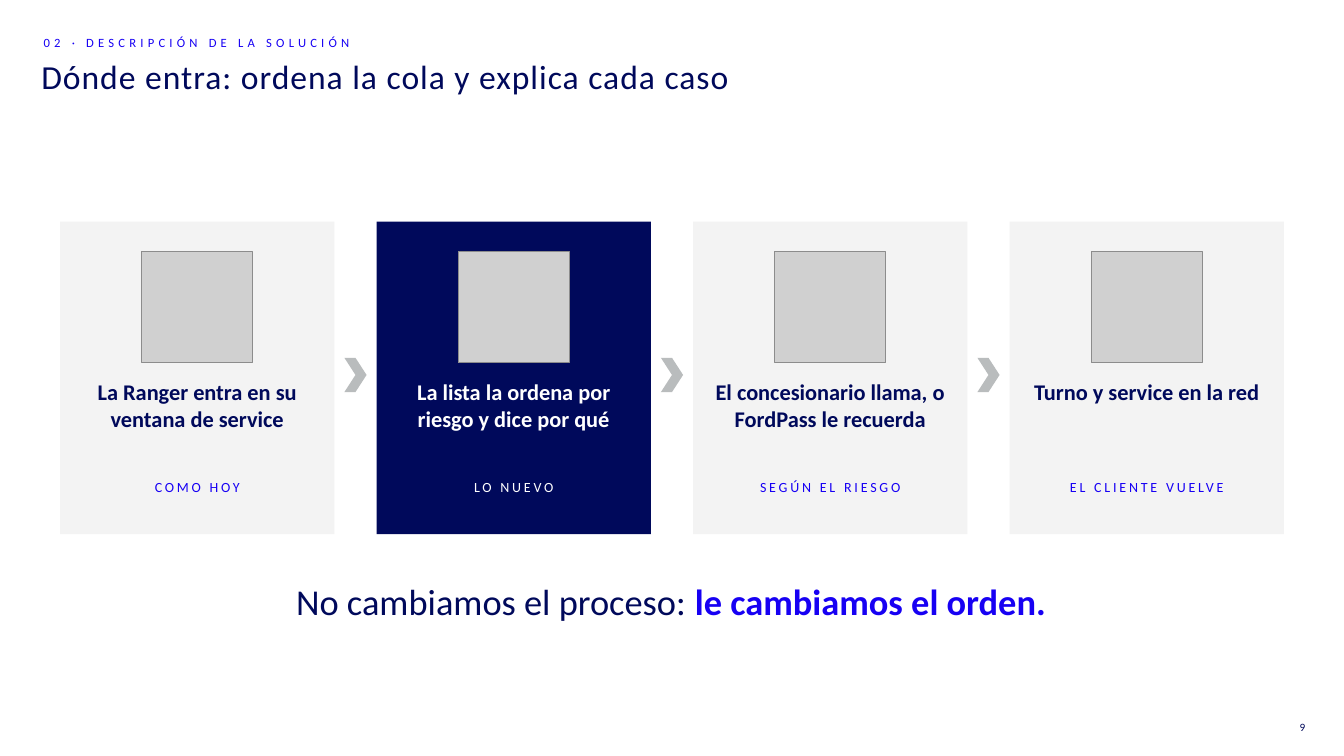
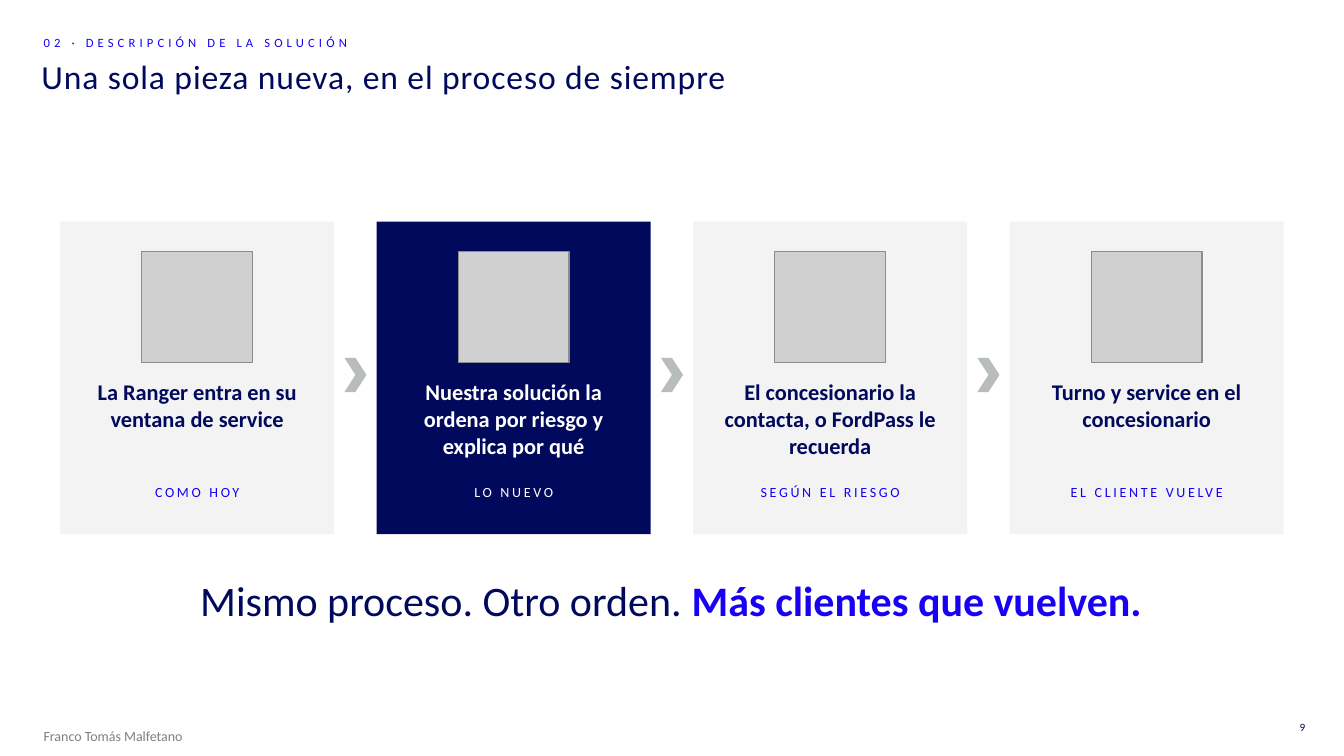
Before and after one commit to FrancoMal/SIMtec, a slide deck: slide 9 of entregables/FIC_III_Desafio_1_Equipo_SIMtec.pptx. Drawn at 1344x756 pixels with LibreOffice and Linux fonts; fonts in the diff are those of the drawing; grey boxes stand for pictures; background and template pictures are left out. Boxes give left, top, right and bottom in pixels: in the first picture for what was removed or moved away, otherwise in the second. Text is boxed around its words. In the diff, an @@ line names an element or a change of style, - is before the commit and + after.

```diff
--- a/entregables/FIC_III_Desafio_1_Equipo_SIMtec.pptx
+++ b/entregables/FIC_III_Desafio_1_Equipo_SIMtec.pptx
@@ title removed at bbox=[41, 65, 729, 95] @@
-Dónde entra: ordena la cola y explica cada caso
@@ title added at bbox=[41, 65, 725, 95], 24 pt, text #00095B @@
+Una sola pieza nueva, en el proceso de siempre
@@ text at bbox=[424, 384, 604, 458]: text changed @@
-La lista la ordena por riesgo y dice por qué
+Nuestra solución la ordena por riesgo y explica por qué
@@ text at bbox=[725, 384, 936, 454]: text changed @@
-El concesionario llama, o FordPass le recuerda
+El concesionario la contacta, o FordPass le recuerda
@@ text "EL CLIENTE VUELVE": place and size @@
-text "EL CLIENTE VUELVE" at bbox=[716, 384, 732, 400]
+text "EL CLIENTE VUELVE" at bbox=[744, 384, 760, 400]
@@ text at bbox=[1052, 384, 1241, 427]: text changed @@
-Turno y service en la red
+Turno y service en el concesionario
@@ text "COMO HOY": place and size @@
-text "COMO HOY" at bbox=[155, 483, 240, 492]
+text "COMO HOY" at bbox=[155, 488, 239, 497]
@@ text "LO NUEVO": place and size @@
-text "LO NUEVO" at bbox=[474, 483, 553, 492]
+text "LO NUEVO" at bbox=[474, 488, 553, 497]
@@ text "SEGÚN EL RIESGO": place and size @@
-text "SEGÚN EL RIESGO" at bbox=[760, 480, 900, 492]
+text "SEGÚN EL RIESGO" at bbox=[761, 485, 900, 497]
@@ text at bbox=[200, 586, 1142, 623]: text changed; size 26 to 30 pt @@
-No cambiamos el proceso: le cambiamos el orden.
+Mismo proceso. Otro orden. Más clientes que vuelven.
@@ text added at bbox=[44, 731, 182, 741], 10 pt, text #7F7F7F @@
+Franco Tomás Malfetano
```
Also in this commit, not shown: 18 other slides changed, 5 slides added, 9 slides removed, 3 other files.
